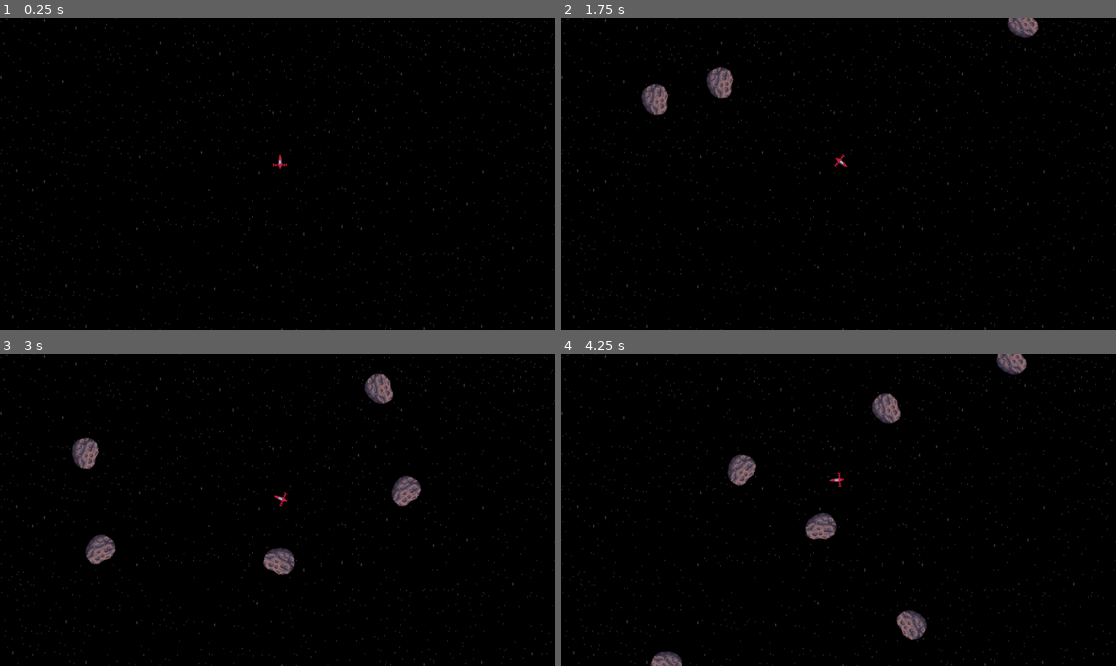
Above: before the commit, frames 1-4 (two rows, left to right).
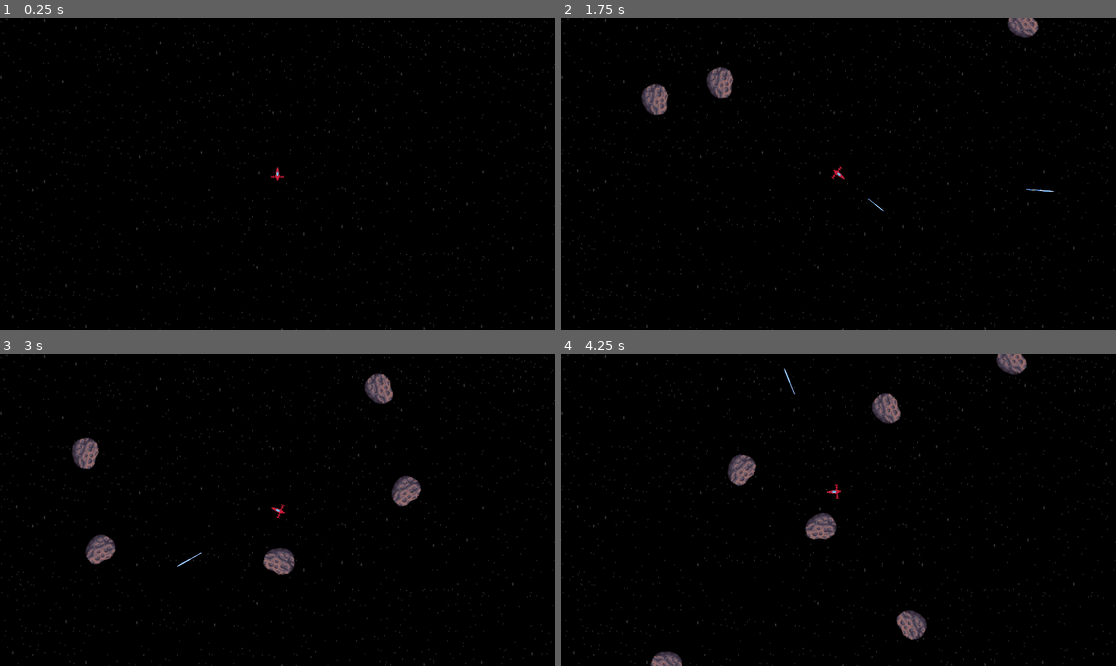
Above: after the commit, the same moments.

Repository: Minneo03/MinneoAsteroids
Game: Godot game, scene res://scenes/level.tscn
Two runs of this game, one before a commit and one after it. Both use one fixed random seed, a clock stepped at 60 frames per second and the inputs below.
Inputs (mouse positions are in pixels of both pictures, inside the frame that each line leads up to):
- Up to frame 1 (0.25 s): no input
- Up to frame 2 (1.75 s): tap Enter at 0.5 s; move the mouse to (960, 158) at 0.52 s; press the mouse at (960, 158) at 0.53 s; hold D (rotateRight) 0.53-1.28 s; move the mouse to (727, 189) at 1.27 s; release the mouse at (727, 189) at 1.28 s; hold Down (ui_down) from 1.28 s (still down); tap W (boost) at 1.35 s; click (727, 189) at 1.55 s
- Up to frame 3 (3 s): move the mouse to (333, 441) at 2.02 s; release Down (ui_down) at 2.03 s; press the mouse at (333, 441) at 2.03 s; hold D (rotateRight) from 2.03 s (still down); move the mouse to (249, 572) at 2.77 s; release the mouse at (249, 572) at 2.78 s; click (249, 572) at 2.85 s
- Up to frame 4 (4.25 s): move the mouse to (1005, 556) at 3.52 s; release D (rotateRight) at 3.53 s; hold A (rotateLeft) from 3.53 s (still down); hold W (boost) from 3.53 s (still down); click (1005, 556) at 3.8 s

The runs differ from the first frame. In frame 1, less than 0.1% of the frame differs, in the area x 48-52%, y 43-53%; in frame 2, 0.1%, in the area x 48-89%, y 43-62%; in frame 3, 0.1%; in frame 4, 0.1%.

Commit message:
Shooting Functionality
The player can now shoot lasers. They are instantiated at the 'LaserStartPos' in the Player scene. They will spawn in at that position with the same rotation as the player. They also have a small 'animation' using tween.

Diff:
--- a/project.godot
+++ b/project.godot
@@ -42,6 +42,11 @@
 "events": [Object(InputEventKey,"resource_local_to_scene":false,"resource_name":"","device":-1,"window_id":0,"alt_press …(192 unchanged characters)…
 ]
 }
+shoot={
+"deadzone": 0.5,
+"events": [Object(InputEventMouseButton,"resource_local_to_scene":false,"resource_name":"","device":-1,"window_id":0,"alt_pressed":false,"shift_pressed":false,"ctrl_pressed":false,"meta_pressed":false,"button_mask":0,"position":Vector2(0, 0),"global_position":Vector2(0, 0),"factor":1.0,"button_index":1,"canceled":false,"pressed":false,"double_click":false,"script":null)
+]
+}
 
 [layer_names]
 
--- a/scenes/asteroids.gd
+++ b/scenes/asteroids.gd
@@ -21,5 +21,5 @@
 	position += Vector2(direction_x, 1.0) * speed * delta
 	rotation_degrees += rotation_speed * delta
 
-func _on_body_entered(body: Node2D) -> void:
+func _on_body_entered(_body: Node2D) -> void:
 	pass # Replace with function body.
--- /dev/null
+++ b/scenes/laser.gd
@@ -0,0 +1,14 @@
+extends Area2D
+
+@export var speed = 1000
+
+var direction = Vector2()
+
+func _ready():
+	var tween = create_tween()
+	tween.tween_property($Sprite2D, 'scale', Vector2(0.45,0.45), 0.2).from(Vector2(0.1,0.1))
+
+# Called every frame. 'delta' is the elapsed time since the previous frame.
+func _process(delta: float) -> void:
+	direction = Vector2(cos(rotation), sin(rotation))
+	position += speed * direction * delta
--- a/scenes/laser.tscn
+++ b/scenes/laser.tscn
@@ -1,18 +1,22 @@
-[gd_scene load_steps=3 format=3 uid="uid://bp2esupj6b7af"]
+[gd_scene load_steps=4 format=3 uid="uid://bp2esupj6b7af"]
 
 [ext_resource type="Texture2D" uid="uid://8f0nal7wala2" path="res://Animation Pack/projectile.png" id="1_nymyo"]
+[ext_resource type="Script" path="res://scenes/laser.gd" id="1_vn21h"]
 
 [sub_resource type="RectangleShape2D" id="RectangleShape2D_2jil6"]
-size = Vector2(211, 9)
+size = Vector2(69, 9)
 
 [node name="laser" type="Area2D"]
 rotation = -1.5708
 collision_layer = 8
 collision_mask = 2
+script = ExtResource("1_vn21h")
 
 [node name="Sprite2D" type="Sprite2D" parent="."]
+position = Vector2(-8.00001, 3.99997)
+scale = Vector2(0.337229, 1)
 texture = ExtResource("1_nymyo")
 
 [node name="CollisionShape2D" type="CollisionShape2D" parent="."]
-position = Vector2(18, -3)
+position = Vector2(-2.5, 1)
 shape = SubResource("RectangleShape2D_2jil6")
--- a/scenes/level.gd
+++ b/scenes/level.gd
@@ -1,8 +1,20 @@
 extends Node2D
 
 var asteroid_scene: PackedScene = load("res://scenes/asteroids.tscn")
+var laser_scene: PackedScene = load("res://scenes/laser.tscn")
+
+func _ready():
+	var size := get_viewport().get_visible_rect().size
+	$Player.position = size / 2 #Centers the Player position based on window size
 
 func _on_asteroid_timer_timeout() -> void:
 	var asteroid = asteroid_scene.instantiate()
 
 	$Asteroids.add_child(asteroid)
+
+
+func _on_player_laser(pos, rot) -> void:
+	var laser = laser_scene.instantiate()
+	$Lasers.add_child(laser)
+	laser.position = pos
+	laser.rotation_degrees = rot - 90
--- a/scenes/level.tscn
+++ b/scenes/level.tscn
@@ -52,4 +52,7 @@
 
 [node name="Asteroids" type="Node2D" parent="."]
 
+[node name="Lasers" type="Node2D" parent="."]
+
+[connection signal="laser" from="Player" to="." method="_on_player_laser"]
 [connection signal="timeout" from="AsteroidTimer" to="." method="_on_asteroid_timer_timeout"]
--- a/scenes/player.gd
+++ b/scenes/player.gd
@@ -4,6 +4,10 @@
 @export var acceleration_rate = 300
 @export var default_deceleration_rate = 150
 @export var rotation_speed = 3
+
+var can_shoot: bool = true
+
+signal laser(pos, rot)
 
 var acceleration = Vector2()
 var deceleration_rate = default_deceleration_rate
@@ -46,9 +50,16 @@
 
 	move_and_slide()
 
-	#position += direction * speed * delta
+	#Shooting
+	if Input.is_action_pressed("shoot") and can_shoot:
+		laser.emit($LaserStartPos.global_position, rotation_degrees)
+		can_shoot = false
+		$Reload.start()
 
-	#if Input.is_action_pressed("ui_down"):
-	#	position += Vector2(1, 1) * 20 * delta
-	# get_node("PlayerImage").rotation += 0.1 * delta -> would target only the sprite "PlayerImage"
-	# $PlayerImage.rotation += 0.1 * delta -> same thhing but shorter
+func _on_reload_timeout() -> void:
+	can_shoot = true
+
+#if Input.is_action_pressed("ui_down"):
+#	position += Vector2(1, 1) * 20 * delta
+# get_node("PlayerImage").rotation += 0.1 * delta -> would target only the sprite "PlayerImage"
+# $PlayerImage.rotation += 0.1 * delta -> same thhing but shorter
--- a/scenes/player.tscn
+++ b/scenes/player.tscn
@@ -13,3 +13,12 @@
 
 [node name="CollisionPolygon2D" type="CollisionPolygon2D" parent="."]
 polygon = PackedVector2Array(0, -25, 6, 3, 24, 4, 24, 16, 5, 17, 0, 24, -4, 17, -24, 16, -24, 4, -6, 3)
+
+[node name="LaserStartPos" type="Marker2D" parent="."]
+position = Vector2(-1, -51)
+
+[node name="Reload" type="Timer" parent="."]
+wait_time = 0.5
+one_shot = true
+
+[connection signal="timeout" from="Reload" to="." method="_on_reload_timeout"]
